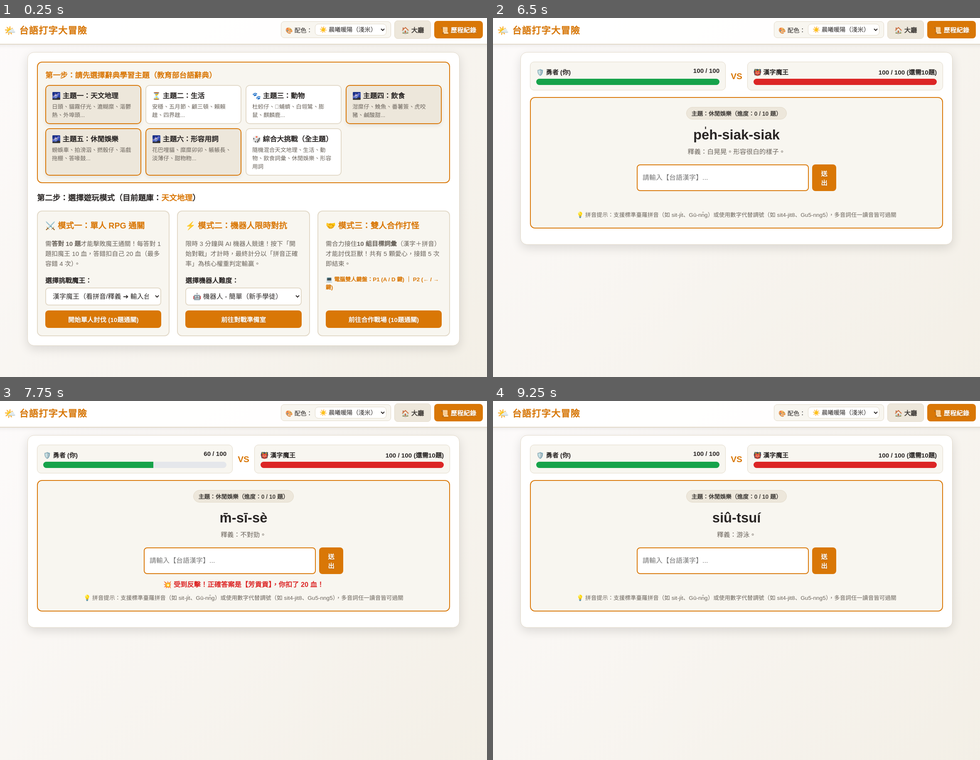
Above: before the commit, frames 1-4 (two rows, left to right).
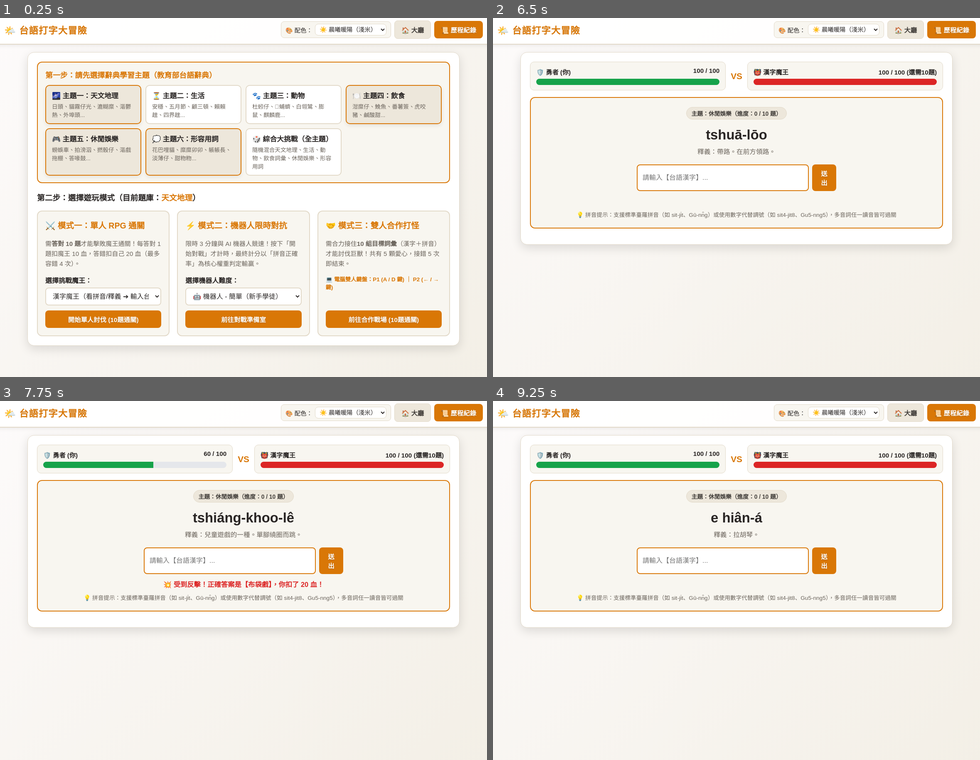
Above: after the commit, the same moments.

Repository: iamtomato2626/taigifungame
Game: browser game, page index.html
The game is run twice, just before and just after one commit, with the same random seed, the same clock (stepped at 60 frames per second) and the same inputs. When the page shows a pop-up message, it is drawn as a white box for half a second while everything else waits; a line starting with > is the answer the replay typed.
Inputs (mouse positions are in pixels of both pictures, inside the frame that each line leads up to):
- Up to frame 1 (0.25 s): no input
- Up to frame 2 (6.5 s): click "開始單人討伐 (10題通關)" at 0.27 s; click "送出" at 1.27 s; click "📜 歷程紀錄" at 1.87 s; click "🏠 大廳" at 2.47 s; click "前往合作戰場 (10題通關)" at 3.07 s; click "👆 點擊畫面任意位置開始遊戲 合作接滿 10 組目標詞彙的…" at 3.27 s; click "📜 歷程紀錄" at 3.67 s; click "清除紀錄" at 4.27 s; click "🏠 大廳" at 4.87 s; click (687, 150) at 5.47 s; click (585, 150) at 6.07 s; click "開始單人討伐 (10題通關)" at 6.27 s
- Up to frame 3 (7.75 s): click (228, 558) at 6.67 s; type "e" at 6.67 s; tap Enter at 6.7, 7.3 s; click (228, 558) at 7.27 s; type "a" at 7.27 s
- Up to frame 4 (9.25 s): click "送出" at 7.87 s; click "🏠 大廳" at 8.47 s; click "開始單人討伐 (10題通關)" at 9.07 s

The runs differ from the first frame. In frame 1, 0.1% of the frame differs, in the area x 10-75%, y 20-35%; in frame 2, 0.5%; in frame 3, 0.6%, in the area x 37-62%, y 30-53%; in frame 4, 0.3%.

Commit message:
更新 index.html via EZPage

Diff:
--- a/index.html
+++ b/index.html
@@ -409,15 +409,15 @@
           <span>杜蚓仔、𧌄蜅蠐、白翎鷥、膨鼠、麒麟鹿...</span>
         </div>
         <div class="topic-pill selected" data-topic="飲食" onclick="selectTopic('飲食')">
-          <strong>🌌 主題四：飲食</strong>
+          <strong>🍽️ 主題四：飲食</strong>
           <span>泔糜仔、鮸魚、番薯簽、虎咬豬、鹹酸甜...</span>
         </div>
         <div class="topic-pill selected" data-topic="休閒娛樂" onclick="selectTopic('休閒娛樂')">
-          <strong>🌌 主題五：休閒娛樂</strong>
+          <strong>🎮 主題五：休閒娛樂</strong>
           <span>蟧蜈車、拍滂泅、撚骰仔、漚戲拖棚、答喙鼓...</span>
         </div>
         <div class="topic-pill selected" data-topic="形容用詞" onclick="selectTopic('形容用詞')">
-          <strong>🌌 主題六：形容用詞</strong>
+          <strong>💭 主題六：形容用詞</strong>
           <span>花巴哩貓、糜糜卯卯、躼躼長、淡薄仔、甜粅粅...</span>
         </div>
         <div class="topic-pill" data-topic="全部混合" onclick="selectTopic('全部混合')">
@@ -917,66 +917,66 @@
 { topic: "休閒娛樂", hanzi: "翕相", pinyin: "hip-siòng", desc: "拍照、攝影。" },
 
   // 【主題四：形容用詞】
-{ topic: "休閒娛樂", hanzi: "密喌喌", pinyin: "ba̍t-tsiuh-tsiuh", desc: "緊緊的。形容非常緊密，沒有空隙。" },
-{ topic: "休閒娛樂", hanzi: "暗眠摸", pinyin: "àm-bîn-bong", desc: "黑漆漆、一片漆黑。形容很黑很暗，什麼都看不到。" },
-{ topic: "休閒娛樂", hanzi: "圓輾輾", pinyin: "înn-liàn-liàn", desc: "圓滾滾。形容體態或物體形狀非常圓。" },
-{ topic: "休閒娛樂", hanzi: "花巴哩貓", pinyin: "hue-pa-li-niau", desc: "形容圖案樣式或顏色雜亂無章的樣子。 形容人吃東西的時候，臉上沾滿食物殘渣。" },
-{ topic: "休閒娛樂", hanzi: "圓箍仔", pinyin: "înn-khoo-á", desc: "圓圈。圓形的圈子。" },
-{ topic: "休閒娛樂", hanzi: "缺角", pinyin: "khih-kak", desc: "器物破缺的地方。" },
-{ topic: "休閒娛樂", hanzi: "光映映", pinyin: "kng-iànn-iànn", desc: "形容非常光亮的樣子。" },
-{ topic: "休閒娛樂", hanzi: "金滑", pinyin: "kim-ku̍t", desc: "光亮滑潤。" },
-{ topic: "休閒娛樂", hanzi: "高尚", pinyin: "ko-sióng", desc: "指人品行清高。 指人清雅不俗。 物品的款式質地均佳。" },
-{ topic: "休閒娛樂", hanzi: "懸低", pinyin: "kuân-kē", desc: "高下。" },
-{ topic: "休閒娛樂", hanzi: "古錐", pinyin: "kóo-tsui", desc: "可愛。小巧玲瓏，討人歡喜。" },
-{ topic: "休閒娛樂", hanzi: "貴參參", pinyin: "kuì-som-som", desc: "非常昂貴的。" },
-{ topic: "休閒娛樂", hanzi: "糜糜卯卯", pinyin: "mi-mi-mauh-mauh", desc: "形容東西扭曲、凹扁、變形。 形容事情弄得一團糟。" },
-{ topic: "休閒娛樂", hanzi: "膨獅獅", pinyin: "phòng-sai-sai", desc: "形容毛髮膨鬆。 氣鼓鼓、氣乎乎。形容人生氣時兩腮鼓起。" },
-{ topic: "休閒娛樂", hanzi: "冷吱吱", pinyin: "líng-ki-ki", desc: "冷冰冰。形容非常冷。" },
-{ topic: "休閒娛樂", hanzi: "破糊糊", pinyin: "phuà-kôo-kôo", desc: "指物品外觀極其破爛。" },
-{ topic: "休閒娛樂", hanzi: "躼躼長", pinyin: "lò-lò-tn̂g ", desc: "形容時間漫長。 形容說話或撰寫的文章過於冗長。 形容排隊隊伍很長。" },
-{ topic: "休閒娛樂", hanzi: "實櫼", pinyin: "tsa̍t-tsinn", desc: "紮實而沒有空隙的樣子。" },
-{ topic: "休閒娛樂", hanzi: "白汫無味", pinyin: "pe̍h-tsiánn-bô-bī", desc: "指食物味道淡，沒什麼滋味。 平淡無奇。指事物平凡，沒什麼特別。" },
-{ topic: "休閒娛樂", hanzi: "薄縭絲", pinyin: "po̍h-li-si", desc: "形容東西厚度很薄或是分量很少。" },
-{ topic: "休閒娛樂", hanzi: "燒燙燙", pinyin: "sio-thǹg-thǹg", desc: "溫度很高會燙人。" },
-{ topic: "休閒娛樂", hanzi: "暗摸摸", pinyin: "àm-bong-bong", desc: "形容光線不明亮、陰暗漆黑的樣子。" },
-{ topic: "休閒娛樂", hanzi: "小可仔", pinyin: "sió-khuá-á", desc: "稍微、些微、少許。" },
-{ topic: "休閒娛樂", hanzi: "無鹹無纖", pinyin: "bô-kiâm-bô-siam", desc: "形容食物淡而無味，過於清淡。" },
-{ topic: "休閒娛樂", hanzi: "紅記記", pinyin: "âng-kì-kì", desc: "紅彤彤。形容顏色極紅。" },
-{ topic: "休閒娛樂", hanzi: "淡薄仔", pinyin: "tām-po̍h-á", desc: "一點點。微量的、些微的。" },
-{ topic: "休閒娛樂", hanzi: "𠕇硞硞", pinyin: "tīng-khok-khok", desc: "形容堅硬、強硬。" },
-{ topic: "休閒娛樂", hanzi: "花哩囉", pinyin: "hue-li-lo", desc: "形容色彩繁多而雜亂。 言詞雜亂沒有條理，反反覆覆。" },
-{ topic: "休閒娛樂", hanzi: "柑仔色", pinyin: "kam-á-sik", desc: "橙色、橘黃色。指像柑橘外皮一樣的顏色。" },
-{ topic: "休閒娛樂", hanzi: "趣味", pinyin: "tshù-bī", desc: "有趣。 興趣。" },
-{ topic: "休閒娛樂", hanzi: "茄仔色", pinyin: "kiô-á-sik", desc: "紫色。" },
-{ topic: "休閒娛樂", hanzi: "正港", pinyin: "tsiànn-káng", desc: "指正宗道地的，非冒名的。" },
-{ topic: "休閒娛樂", hanzi: "烏趖趖", pinyin: "oo-sô-sô", desc: "烏黑。形容很黑。 汙穢的、不乾淨的。" },
-{ topic: "休閒娛樂", hanzi: "芳貢貢", pinyin: "phang-kòng-kòng", desc: "形容香氣很盛。" },
-{ topic: "休閒娛樂", hanzi: "白鑠鑠", pinyin: "pe̍h-siak-siak", desc: "白晃晃。形容很白的樣子。" },
-{ topic: "休閒娛樂", hanzi: "色水", pinyin: "sik-tsuí", desc: "顏色。" },
-{ topic: "休閒娛樂", hanzi: "酸甘甜", pinyin: "sng-kam-tinn", desc: "形容味道酸中帶甜。" },
-{ topic: "休閒娛樂", hanzi: "豬肝色", pinyin: "ti-kuann-sik/tu-kuann-sik", desc: "暗紅色。" },
-{ topic: "休閒娛樂", hanzi: "甜粅粅", pinyin: "tinn-but-but", desc: "形容非常甜。" },
-{ topic: "休閒娛樂", hanzi: "臭尿薟", pinyin: "tshàu-jiō-hiam/tshàu-liō-hiam", desc: "有尿臭味的。" },
-{ topic: "休閒娛樂", hanzi: "油洗洗", pinyin: "iû-sé-sé/iû-sué-sué", desc: "形容人油水很多，即外快很多的意思。" },
-{ topic: "休閒娛樂", hanzi: "清芳", pinyin: "tshing-phang", desc: "清香。氣味清新芬芳。" },
-{ topic: "休閒娛樂", hanzi: "流汗糝滴", pinyin: "lâu-kuānn-sám-tih", desc: "汗流浹背、滿身大汗。" },
-{ topic: "休閒娛樂", hanzi: "歹看面", pinyin: "pháinn-khuànn-bīn/phái-khuànn-bīn", desc: "面貌難看。 難堪、丟臉。" },
-{ topic: "休閒娛樂", hanzi: "無代無誌", pinyin: "bô-tāi-bô-tsì", desc: "沒事、沒怎樣。通常用在說人反應過度或做了多餘、不該做的事。" },
-{ topic: "休閒娛樂", hanzi: "袂按算", pinyin: "bē àn-sǹg/buē àn-sǹg", desc: "無法事先預料或打算。" },
-{ topic: "休閒娛樂", hanzi: "毋是勢", pinyin: "m̄-sī-sè", desc: "不對勁。" },
-{ topic: "休閒娛樂", hanzi: "幼路", pinyin: "iù-lōo", desc: "精細、精緻。形容工藝製作的技術非常精緻。" },
-{ topic: "休閒娛樂", hanzi: "款勢", pinyin: "khuán-sè/khuán-sì", desc: "意指一種外在的姿態、架勢或形狀；也可用於表示事情的樣貌、情勢、趨勢或文學的體裁。" },
-{ topic: "休閒娛樂", hanzi: "了然", pinyin: "liáu-jiân/liáu-liân", desc: "枉然、枉費。" },
-{ topic: "休閒娛樂", hanzi: "鬧熱", pinyin: "lāu-jia̍t/lāu-lia̍t", desc: "熱鬧。場面高興、熱烈。" },
-{ topic: "休閒娛樂", hanzi: "怪奇", pinyin: "kuài-kî", desc: "奇怪、奇特、蹊蹺。" },
-{ topic: "休閒娛樂", hanzi: "離離落落", pinyin: "li-li-lak-lak", desc: "零零落落。形容凌亂散落而沒有條理。" },
-{ topic: "休閒娛樂", hanzi: "落尾手", pinyin: "lo̍h-bué-tshiú/lo̍h-bé-tshiú", desc: "後來、最後。" },
-{ topic: "休閒娛樂", hanzi: "焦涸涸", pinyin: "ta-khok-khok", desc: "乾涸。形容非常的乾。" },
-{ topic: "休閒娛樂", hanzi: "澹糊糊", pinyin: "tâm-kôo-kôo", desc: "溼淋淋、溼答答。形容含水量很高的樣子。" },
-{ topic: "休閒娛樂", hanzi: "拍損", pinyin: "phah-sńg", desc: "浪費、蹧蹋。 可惜、惋惜。 小孩子夭折。" },
-{ topic: "休閒娛樂", hanzi: "歪膏揤斜", pinyin: "uai-ko-tshi̍h-tshua̍h", desc: "歪七扭八。歪斜不正的樣子。" },
-{ topic: "休閒娛樂", hanzi: "妥當", pinyin: "thò-tòng", desc: "穩當、適當。" },
-{ topic: "休閒娛樂", hanzi: " 黃錦錦        ", pinyin: "n̂g-gìm-gìm         ", desc: "形容顏色金黃。" },
+{ topic: "形容用詞", hanzi: "密喌喌", pinyin: "ba̍t-tsiuh-tsiuh", desc: "緊緊的。形容非常緊密，沒有空隙。" },
+{ topic: "形容用詞", hanzi: "暗眠摸", pinyin: "àm-bîn-bong", desc: "黑漆漆、一片漆黑。形容很黑很暗，什麼都看不到。" },
+{ topic: "形容用詞", hanzi: "圓輾輾", pinyin: "înn-liàn-liàn", desc: "圓滾滾。形容體態或物體形狀非常圓。" },
+{ topic: "形容用詞", hanzi: "花巴哩貓", pinyin: "hue-pa-li-niau", desc: "形容圖案樣式或顏色雜亂無章的樣子。 形容人吃東西的時候，臉上沾滿食物殘渣。" },
+{ topic: "形容用詞", hanzi: "圓箍仔", pinyin: "înn-khoo-á", desc: "圓圈。圓形的圈子。" },
+{ topic: "形容用詞", hanzi: "缺角", pinyin: "khih-kak", desc: "器物破缺的地方。" },
+{ topic: "形容用詞", hanzi: "光映映", pinyin: "kng-iànn-iànn", desc: "形容非常光亮的樣子。" },
+{ topic: "形容用詞", hanzi: "金滑", pinyin: "kim-ku̍t", desc: "光亮滑潤。" },
+{ topic: "形容用詞", hanzi: "高尚", pinyin: "ko-sióng", desc: "指人品行清高。 指人清雅不俗。 物品的款式質地均佳。" },
+{ topic: "形容用詞", hanzi: "懸低", pinyin: "kuân-kē", desc: "高下。" },
+{ topic: "形容用詞", hanzi: "古錐", pinyin: "kóo-tsui", desc: "可愛。小巧玲瓏，討人歡喜。" },
+{ topic: "形容用詞", hanzi: "貴參參", pinyin: "kuì-som-som", desc: "非常昂貴的。" },
+{ topic: "形容用詞", hanzi: "糜糜卯卯", pinyin: "mi-mi-mauh-mauh", desc: "形容東西扭曲、凹扁、變形。 形容事情弄得一團糟。" },
+{ topic: "形容用詞", hanzi: "膨獅獅", pinyin: "phòng-sai-sai", desc: "形容毛髮膨鬆。 氣鼓鼓、氣乎乎。形容人生氣時兩腮鼓起。" },
+{ topic: "形容用詞", hanzi: "冷吱吱", pinyin: "líng-ki-ki", desc: "冷冰冰。形容非常冷。" },
+{ topic: "形容用詞", hanzi: "破糊糊", pinyin: "phuà-kôo-kôo", desc: "指物品外觀極其破爛。" },
+{ topic: "形容用詞", hanzi: "躼躼長", pinyin: "lò-lò-tn̂g ", desc: "形容時間漫長。 形容說話或撰寫的文章過於冗長。 形容排隊隊伍很長。" },
+{ topic: "形容用詞", hanzi: "實櫼", pinyin: "tsa̍t-tsinn", desc: "紮實而沒有空隙的樣子。" },
+{ topic: "形容用詞", hanzi: "白汫無味", pinyin: "pe̍h-tsiánn-bô-bī", desc: "指食物味道淡，沒什麼滋味。 平淡無奇。指事物平凡，沒什麼特別。" },
+{ topic: "形容用詞", hanzi: "薄縭絲", pinyin: "po̍h-li-si", desc: "形容東西厚度很薄或是分量很少。" },
+{ topic: "形容用詞", hanzi: "燒燙燙", pinyin: "sio-thǹg-thǹg", desc: "溫度很高會燙人。" },
+{ topic: "形容用詞", hanzi: "暗摸摸", pinyin: "àm-bong-bong", desc: "形容光線不明亮、陰暗漆黑的樣子。" },
+{ topic: "形容用詞", hanzi: "小可仔", pinyin: "sió-khuá-á", desc: "稍微、些微、少許。" },
+{ topic: "形容用詞", hanzi: "無鹹無纖", pinyin: "bô-kiâm-bô-siam", desc: "形容食物淡而無味，過於清淡。" },
+{ topic: "形容用詞", hanzi: "紅記記", pinyin: "âng-kì-kì", desc: "紅彤彤。形容顏色極紅。" },
+{ topic: "形容用詞", hanzi: "淡薄仔", pinyin: "tām-po̍h-á", desc: "一點點。微量的、些微的。" },
+{ topic: "形容用詞", hanzi: "𠕇硞硞", pinyin: "tīng-khok-khok", desc: "形容堅硬、強硬。" },
+{ topic: "形容用詞", hanzi: "花哩囉", pinyin: "hue-li-lo", desc: "形容色彩繁多而雜亂。 言詞雜亂沒有條理，反反覆覆。" },
+{ topic: "形容用詞", hanzi: "柑仔色", pinyin: "kam-á-sik", desc: "橙色、橘黃色。指像柑橘外皮一樣的顏色。" },
+{ topic: "形容用詞", hanzi: "趣味", pinyin: "tshù-bī", desc: "有趣。 興趣。" },
+{ topic: "形容用詞", hanzi: "茄仔色", pinyin: "kiô-á-sik", desc: "紫色。" },
+{ topic: "形容用詞", hanzi: "正港", pinyin: "tsiànn-káng", desc: "指正宗道地的，非冒名的。" },
+{ topic: "形容用詞", hanzi: "烏趖趖", pinyin: "oo-sô-sô", desc: "烏黑。形容很黑。 汙穢的、不乾淨的。" },
+{ topic: "形容用詞", hanzi: "芳貢貢", pinyin: "phang-kòng-kòng", desc: "形容香氣很盛。" },
+{ topic: "形容用詞", hanzi: "白鑠鑠", pinyin: "pe̍h-siak-siak", desc: "白晃晃。形容很白的樣子。" },
+{ topic: "形容用詞", hanzi: "色水", pinyin: "sik-tsuí", desc: "顏色。" },
+{ topic: "形容用詞", hanzi: "酸甘甜", pinyin: "sng-kam-tinn", desc: "形容味道酸中帶甜。" },
+{ topic: "形容用詞", hanzi: "豬肝色", pinyin: "ti-kuann-sik/tu-kuann-sik", desc: "暗紅色。" },
+{ topic: "形容用詞", hanzi: "甜粅粅", pinyin: "tinn-but-but", desc: "形容非常甜。" },
+{ topic: "形容用詞", hanzi: "臭尿薟", pinyin: "tshàu-jiō-hiam/tshàu-liō-hiam", desc: "有尿臭味的。" },
+{ topic: "形容用詞", hanzi: "油洗洗", pinyin: "iû-sé-sé/iû-sué-sué", desc: "形容人油水很多，即外快很多的意思。" },
+{ topic: "形容用詞", hanzi: "清芳", pinyin: "tshing-phang", desc: "清香。氣味清新芬芳。" },
+{ topic: "形容用詞", hanzi: "流汗糝滴", pinyin: "lâu-kuānn-sám-tih", desc: "汗流浹背、滿身大汗。" },
+{ topic: "形容用詞", hanzi: "歹看面", pinyin: "pháinn-khuànn-bīn/phái-khuànn-bīn", desc: "面貌難看。 難堪、丟臉。" },
+{ topic: "形容用詞", hanzi: "無代無誌", pinyin: "bô-tāi-bô-tsì", desc: "沒事、沒怎樣。通常用在說人反應過度或做了多餘、不該做的事。" },
+{ topic: "形容用詞", hanzi: "袂按算", pinyin: "bē àn-sǹg/buē àn-sǹg", desc: "無法事先預料或打算。" },
+{ topic: "形容用詞", hanzi: "毋是勢", pinyin: "m̄-sī-sè", desc: "不對勁。" },
+{ topic: "形容用詞", hanzi: "幼路", pinyin: "iù-lōo", desc: "精細、精緻。形容工藝製作的技術非常精緻。" },
+{ topic: "形容用詞", hanzi: "款勢", pinyin: "khuán-sè/khuán-sì", desc: "意指一種外在的姿態、架勢或形狀；也可用於表示事情的樣貌、情勢、趨勢或文學的體裁。" },
+{ topic: "形容用詞", hanzi: "了然", pinyin: "liáu-jiân/liáu-liân", desc: "枉然、枉費。" },
+{ topic: "形容用詞", hanzi: "鬧熱", pinyin: "lāu-jia̍t/lāu-lia̍t", desc: "熱鬧。場面高興、熱烈。" },
+{ topic: "形容用詞", hanzi: "怪奇", pinyin: "kuài-kî", desc: "奇怪、奇特、蹊蹺。" },
+{ topic: "形容用詞", hanzi: "離離落落", pinyin: "li-li-lak-lak", desc: "零零落落。形容凌亂散落而沒有條理。" },
+{ topic: "形容用詞", hanzi: "落尾手", pinyin: "lo̍h-bué-tshiú/lo̍h-bé-tshiú", desc: "後來、最後。" },
+{ topic: "形容用詞", hanzi: "焦涸涸", pinyin: "ta-khok-khok", desc: "乾涸。形容非常的乾。" },
+{ topic: "形容用詞", hanzi: "澹糊糊", pinyin: "tâm-kôo-kôo", desc: "溼淋淋、溼答答。形容含水量很高的樣子。" },
+{ topic: "形容用詞", hanzi: "拍損", pinyin: "phah-sńg", desc: "浪費、蹧蹋。 可惜、惋惜。 小孩子夭折。" },
+{ topic: "形容用詞", hanzi: "歪膏揤斜", pinyin: "uai-ko-tshi̍h-tshua̍h", desc: "歪七扭八。歪斜不正的樣子。" },
+{ topic: "形容用詞", hanzi: "妥當", pinyin: "thò-tòng", desc: "穩當、適當。" },
+{ topic: "形容用詞", hanzi: " 黃錦錦        ", pinyin: "n̂g-gìm-gìm         ", desc: "形容顏色金黃。" },
 ];
 
 // ==================== 2. 裝置相容性檢測（手機無法遊玩模式三） ====================
